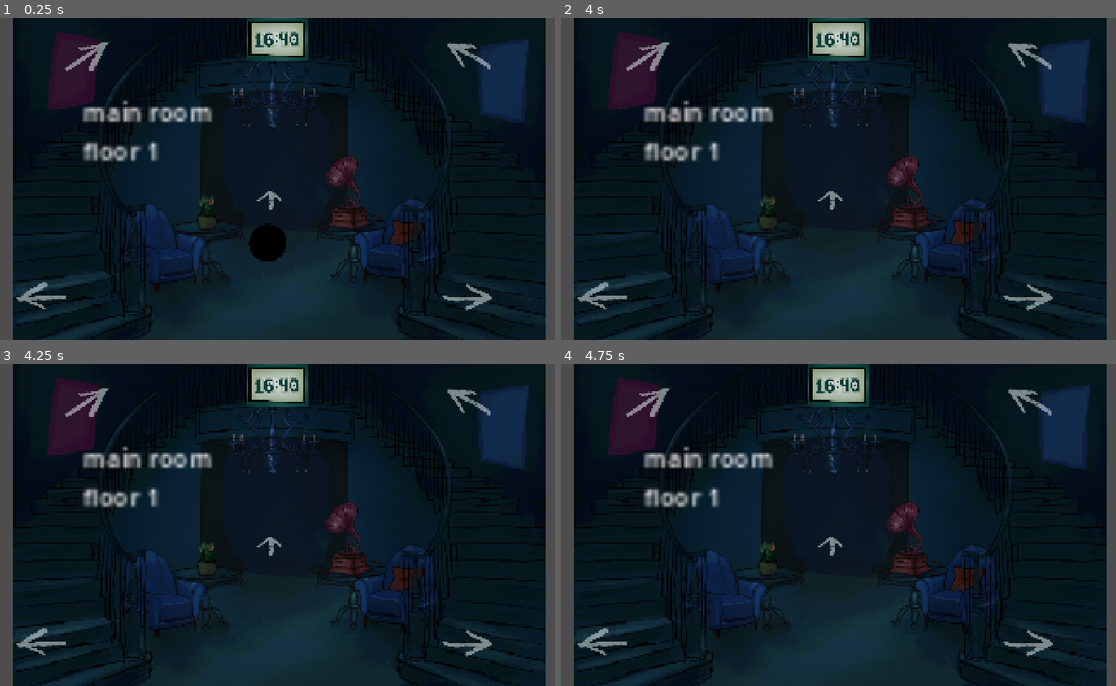
Above: before the commit, frames 1-4 (two rows, left to right).
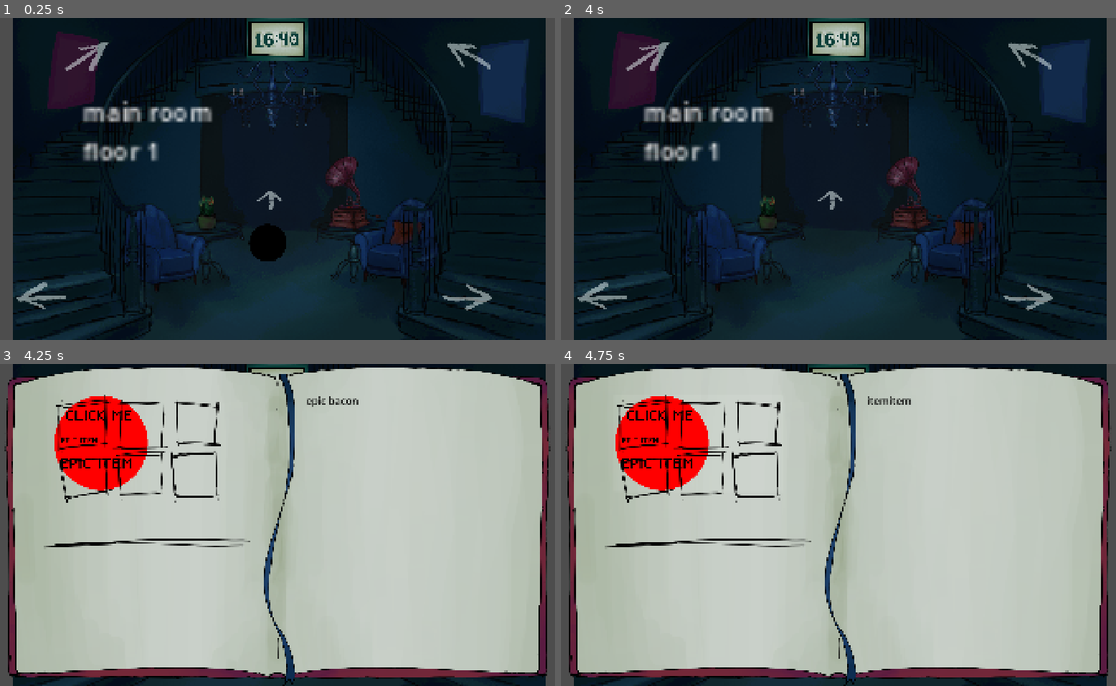
Above: after the commit, the same moments.

Repository: SillyBilly223/CountDownGameJamFUCK
Game: Godot game, scene res://rooms/floor1/main_room.tscn
The game is run twice, just before and just after one commit, with the same random seed, the same clock (stepped at 60 frames per second) and the same inputs.
Inputs (mouse positions are in pixels of both pictures, inside the frame that each line leads up to):
- Up to frame 1 (0.25 s): no input
- Up to frame 2 (4 s): tap Enter at 0.5, 2, 3.5 s; move the mouse to (966, 162) at 0.52 s; click (966, 162) at 0.67 s; tap Space at 1.25, 2.75 s; move the mouse to (721, 195) at 1.27 s; click (721, 195) at 1.42 s; move the mouse to (894, 108) at 2.02 s; click (894, 108) at 2.17 s; move the mouse to (810, 243) at 2.77 s; click (810, 243) at 2.92 s; move the mouse to (1010, 227) at 3.52 s; click (1010, 227) at 3.67 s
- Up to frame 3 (4.25 s): tap Escape (ui_cancel) at 4.15 s
- Up to frame 4 (4.75 s): move the mouse to (666, 476) at 4.27 s; click (666, 476) at 4.42 s

Frames 1-2 are identical in both runs. In frame 3, 92% of the frame differs, in the area x 0-100%, y 1-100%; in frame 4, 92%.

Commit message:
InventoryFinished

Diff:
--- a/count-down-game-jam-yay/items/test_item.tres
+++ b/count-down-game-jam-yay/items/test_item.tres
@@ -5,7 +5,8 @@
 
 [resource]
 script = ExtResource("1_j6h3p")
+icon = ExtResource("1_naakv")
 item_name = "Test Item"
 itemID = "test_item"
-icon = ExtResource("1_naakv")
+item_description = "itemitem"
 metadata/_custom_type_script = "uid://crc2bpl7c8h06"
--- /dev/null
+++ b/count-down-game-jam-yay/player.tscn
@@ -0,0 +1,7 @@
+[gd_scene format=3 uid="uid://d27rk8wmxgiwm"]
+
+[ext_resource type="Script" uid="uid://b8jktoprxcq7y" path="res://scripts/player_data.gd" id="1_4flbx"]
+
+[node name="Player" type="Node" unique_id=1473689520]
+script = ExtResource("1_4flbx")
+metadata/_custom_type_script = "uid://b8jktoprxcq7y"
--- a/count-down-game-jam-yay/player_scene.tscn
+++ b/count-down-game-jam-yay/player_scene.tscn
@@ -1,25 +1,113 @@
 [gd_scene format=3 uid="uid://o6a34ot8v3fn"]
 
 [ext_resource type="Script" uid="uid://b8jktoprxcq7y" path="res://scripts/player_data.gd" id="1_g662q"]
+[ext_resource type="Script" uid="uid://us2m5mudrl48" path="res://scripts/inventory.gd" id="2_g5c48"]
+[ext_resource type="Texture2D" uid="uid://ds4tncem6ua2d" path="res://sprites/journal.png" id="3_fwu20"]
+[ext_resource type="Texture2D" uid="uid://gq64d4bbf0eu" path="res://sprites/itembox.png" id="4_xcj4c"]
 
-[node name="PlayerScene" type="Node" unique_id=24161793]
+[sub_resource type="StyleBoxEmpty" id="StyleBoxEmpty_re3fb"]
+
+[sub_resource type="StyleBoxEmpty" id="StyleBoxEmpty_xw3vw"]
+
+[node name="PlayerScene" type="Node" unique_id=24161793 node_paths=PackedStringArray("_inventory")]
 script = ExtResource("1_g662q")
+_inventory = NodePath("CanvasLayer/Inventory")
 metadata/_custom_type_script = "uid://b8jktoprxcq7y"
 
 [node name="CanvasLayer" type="CanvasLayer" parent="." unique_id=730880369]
 
-[node name="Panel" type="Panel" parent="CanvasLayer" unique_id=1372328737]
+[node name="Inventory" type="Panel" parent="CanvasLayer" unique_id=1372328737 node_paths=PackedStringArray("_items_select", "_evidence_select", "_evidence_image", "_inventory_text")]
+visible = false
+self_modulate = Color(1, 1, 1, 0)
 anchors_preset = 15
 anchor_right = 1.0
 anchor_bottom = 1.0
 grow_horizontal = 2
 grow_vertical = 2
+script = ExtResource("2_g5c48")
+_items_select = NodePath("ItemList")
+_evidence_select = NodePath("EvidenceList")
+_evidence_image = NodePath("EvidenceImage")
+_inventory_text = NodePath("InventoryDesc")
 metadata/_edit_use_anchors_ = true
 
-[node name="Button" type="Button" parent="CanvasLayer/Panel" unique_id=1138498227]
+[node name="ItemList" type="ItemList" parent="CanvasLayer/Inventory" unique_id=1597314360]
 layout_mode = 1
 anchors_preset = -1
-anchor_right = 0.19800001
-anchor_bottom = 0.193
-offset_right = -372.16003
-offset_bottom = -200.44
+anchor_left = 0.10885417
+anchor_top = 0.096296296
+anchor_right = 0.40416667
+anchor_bottom = 0.4398148
+theme_override_colors/font_color = Color(0, 0, 0, 1)
+theme_override_styles/panel = SubResource("StyleBoxEmpty_re3fb")
+metadata/_edit_use_anchors_ = true
+
+[node name="EvidenceList" type="ItemList" parent="CanvasLayer/Inventory" unique_id=1094088552]
+self_modulate = Color(0.433493, 0.433493, 0.433493, 1)
+layout_mode = 1
+anchors_preset = -1
+anchor_left = 0.0734375
+anchor_top = 0.56666666
+anchor_right = 0.41533855
+anchor_bottom = 0.9203704
+offset_right = 106.55
+grow_vertical = 0
+theme_override_colors/font_color = Color(0, 0, 0, 1)
+theme_override_font_sizes/font_size = 34
+theme_override_styles/panel = SubResource("StyleBoxEmpty_xw3vw")
+item_count = 1
+item_0/text = "homerer"
+metadata/_edit_use_anchors_ = true
+
+[node name="InventoryDesc" type="RichTextLabel" parent="CanvasLayer/Inventory" unique_id=252633918]
+layout_mode = 1
+anchors_preset = 6
+anchor_left = 1.0
+anchor_top = 0.5
+anchor_right = 1.0
+anchor_bottom = 0.5
+offset_left = -865.0
+offset_top = -440.0
+offset_right = -121.0
+offset_bottom = 436.0
+grow_horizontal = 0
+grow_vertical = 2
+theme_override_colors/default_color = Color(0, 0, 0, 1)
+theme_override_font_sizes/normal_font_size = 34
+text = "epic bacon"
+
+[node name="EvidenceImage" type="TextureRect" parent="CanvasLayer/Inventory" unique_id=1057813296]
+layout_mode = 0
+offset_left = 993.0
+offset_top = 201.0
+offset_right = 1839.0
+offset_bottom = 779.0
+mouse_filter = 2
+
+[node name="BookBackground" type="TextureRect" parent="CanvasLayer/Inventory" unique_id=1553922881]
+z_index = -5
+layout_mode = 1
+anchors_preset = 15
+anchor_right = 1.0
+anchor_bottom = 1.0
+grow_horizontal = 2
+grow_vertical = 2
+mouse_filter = 2
+texture = ExtResource("3_fwu20")
+
+[node name="ItemBackground" type="TextureRect" parent="CanvasLayer/Inventory" unique_id=929937379]
+layout_mode = 1
+anchors_preset = -1
+anchor_left = 0.071354166
+anchor_top = 0.072222225
+anchor_right = 0.465625
+anchor_bottom = 0.5888889
+grow_horizontal = 2
+grow_vertical = 2
+mouse_filter = 2
+texture = ExtResource("4_xcj4c")
+metadata/_edit_use_anchors_ = true
+
+[connection signal="focus_entered" from="CanvasLayer/Inventory/ItemList" to="CanvasLayer/Inventory" method="_on_item_list_focus_entered"]
+[connection signal="item_clicked" from="CanvasLayer/Inventory/ItemList" to="CanvasLayer/Inventory" method="_on_item_list_item_clicked"]
+[connection signal="item_clicked" from="CanvasLayer/Inventory/EvidenceList" to="CanvasLayer/Inventory" method="_on_item_list_item_clicked_evidence"]
--- a/count-down-game-jam-yay/project.godot
+++ b/count-down-game-jam-yay/project.godot
@@ -17,10 +17,10 @@
 
 [autoload]
 
-Player="*uid://b8jktoprxcq7y"
 AudioPlayer="*uid://cyy3ucr0c73ln"
 MusicPlayer="*uid://cftbo27akou81"
 AmbiancePlayer="*uid://b8mggjbl5rcs6"
+Player="*uid://o6a34ot8v3fn"
 
 [display]
 
--- a/count-down-game-jam-yay/scripts/inventory.gd
+++ b/count-down-game-jam-yay/scripts/inventory.gd
@@ -1,16 +1,46 @@
 class_name InventoryDisplay
 
-extends Node2D
+extends Panel
 
+@export var _items_select : ItemList
+@export var _evidence_select : ItemList
+@export var _evidence_image : TextureRect
 
-# set a specific number of items
-# either visually show or do not show the item if u have it or not
+@export var _inventory_text : RichTextLabel
 
-# Called when the node enters the scene tree for the first time.
-func _ready() -> void:
-	pass # Replace with function body.
+func update_inventory():
+	_items_select.clear()
+	_evidence_select.clear()
 
+	for item in Player.inv_items:
+		_items_select.add_icon_item(item.icon, item == Player.selected_item)
+	for item in Player.inv_evidence:
+		_evidence_select.add_item(item.item_name)
 
-# Called every frame. 'delta' is the elapsed time since the previous frame.
-func _process(delta: float) -> void:
-	pass
+func _on_item_list_item_clicked(index: int, at_position: Vector2, mouse_button_index: int) -> void:
+	_evidence_image.texture = null
+	_inventory_text.text = ""
+
+	if Player.inv_items.size() <= index:
+		_inventory_text.text = "item error"
+		return
+	var item = Player.inv_items[index]
+	_inventory_text.text = item.item_description
+	Player.selected_item = item
+
+func _on_item_list_item_clicked_evidence(index: int, at_position: Vector2, mouse_button_index: int) -> void:
+	_evidence_image.texture = null
+	_inventory_text.text = ""
+
+	if Player.inv_evidence.size() <= index:
+		_inventory_text.text = "evidence error"
+		return
+	var evidence = Player.inv_evidence[index]
+	if evidence.evidence_image != null:
+		_inventory_text.text = ""
+		_evidence_image.texture = evidence.evidence_image
+	else:
+		_inventory_text.text = evidence.item_description
+
+func set_panel(enabled : bool):
+	self.set_deferred("visible", enabled)
--- a/count-down-game-jam-yay/scripts/item.gd
+++ b/count-down-game-jam-yay/scripts/item.gd
@@ -2,6 +2,11 @@
 
 extends Resource
 
+@export var icon : Texture2D
+
 @export var item_name : String
 @export var itemID : String
-@export var icon : Texture2D
+@export var item_description : String
+
+@export var is_evidence : bool
+@export var evidence_image : Texture2D
--- a/count-down-game-jam-yay/scripts/player_data.gd
+++ b/count-down-game-jam-yay/scripts/player_data.gd
@@ -1,6 +1,8 @@
 class_name PlayerData
 
 extends Node
+
+@export var _inventory : InventoryDisplay
 
 var realtime : bool
 
@@ -17,7 +19,6 @@
 
 func _get_time() -> int:
 	return time
-
 
 # audio player
 var Audio : GlobalAudioPlayer
@@ -47,15 +48,23 @@
 func _process(delta : float) -> void:
 	pass
 
+func _input(event: InputEvent) -> void:
+	if Input.is_action_just_pressed("ui_cancel"):
+		_inventory.set_panel(!_inventory.is_visible_in_tree())
+
 # INVENTORY STUFF
 
 var inventory_display : Node2D
 
 var inv_items : Array[Item]
+var inv_evidence : Array[Item]
+
+var selected_item : Item
 
 func add_item(item : Item):
-	inv_items.append(item)
-	update_inventory()
+	if item.is_evidence: inv_evidence.append(item)
+	else: inv_items.append(item)
+	_inventory.update_inventory()
 
 func consume_item(item_id : String):
 	var index = inv_items.find_custom(is_item.bind(item_id))
@@ -68,6 +77,9 @@
 
 func is_item(item : Item, item_id : String):
 	return item_id == item.itemID
+
+func select_item(item : Item):
+	selected_item = item
 
 func update_inventory():
 	pass
Binary file added: count-down-game-jam-yay/sprites/itembox.png
Not shown, added: count-down-game-jam-yay/sprites/itembox.png.import
Binary file added: count-down-game-jam-yay/sprites/journal.png
Not shown, added: count-down-game-jam-yay/sprites/journal.png.import
